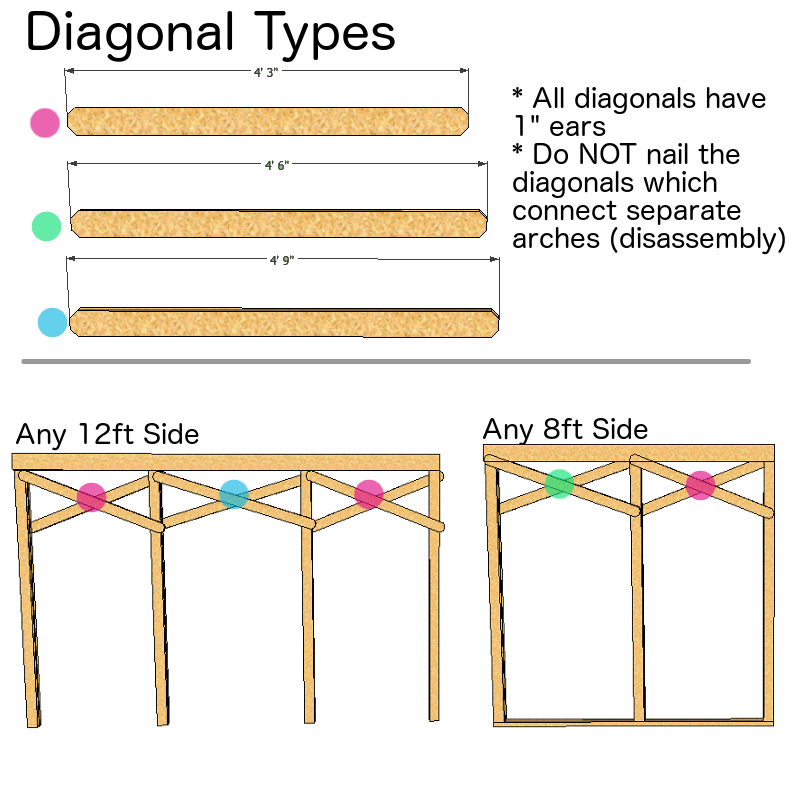
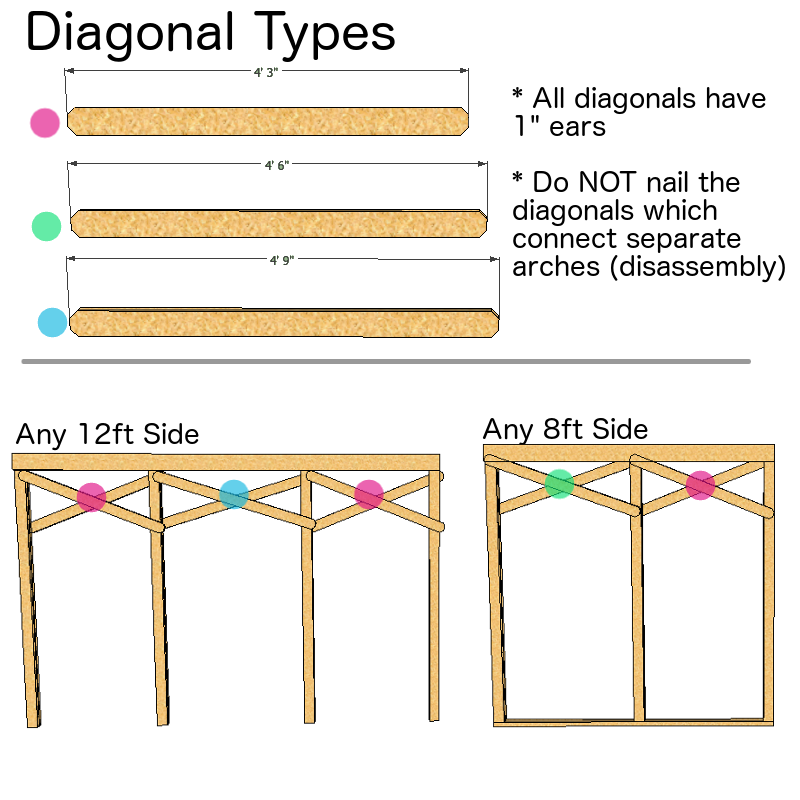
Layered file, before and after one edit (w=800, h=800). Changes by layer:
painted on "* All diagonals have 1' ears ..." over [512, 143, 785, 283]
